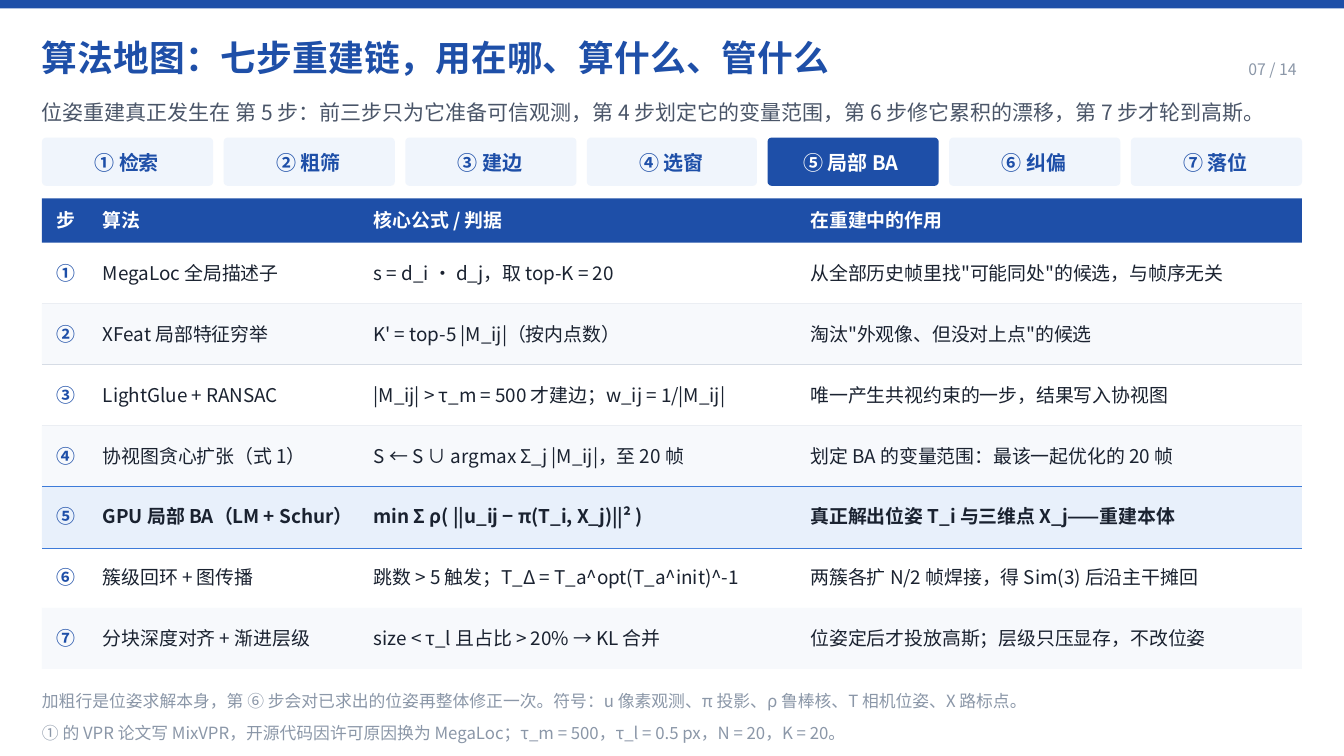
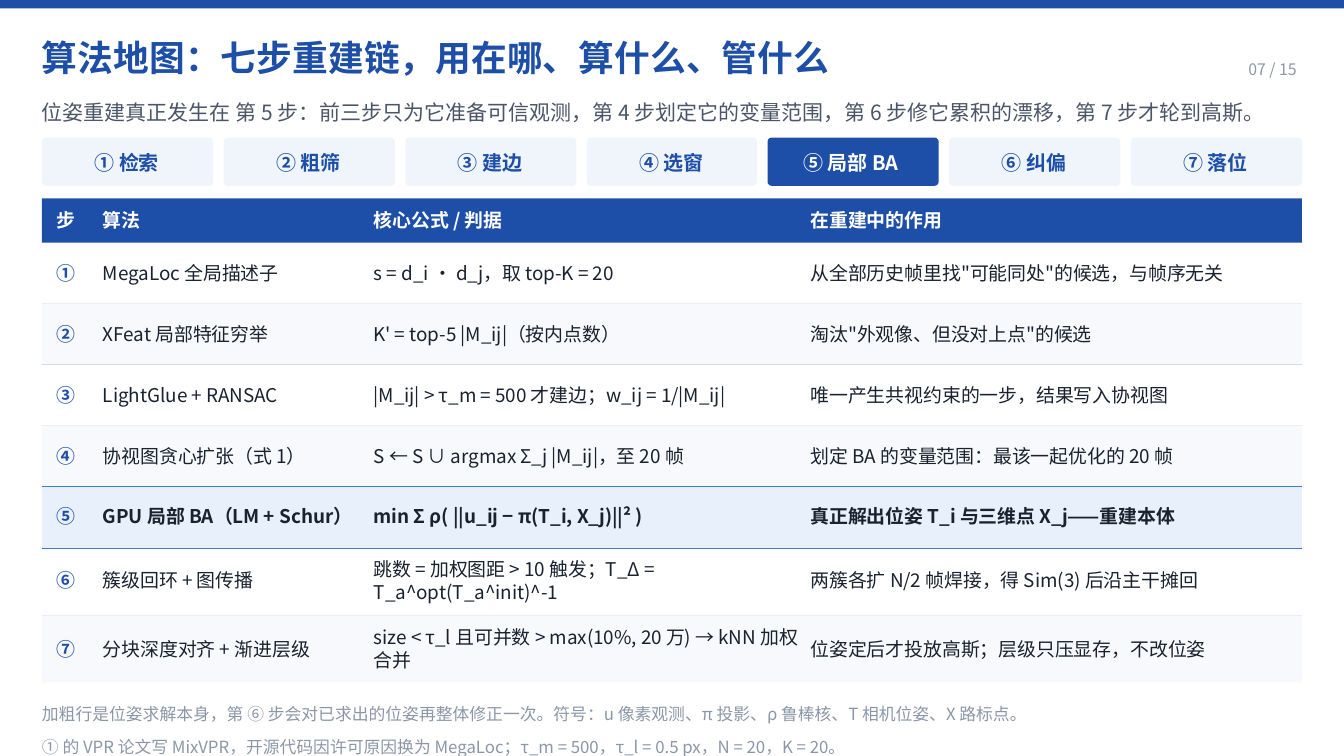
Before and after one commit to LeoZhengWei/ecnu-cs, a slide deck: slide 7 of ecnu-cg/02-PPT/PPT-即时三维高斯泼溅重建.pptx. Drawn at 1344x756 pixels with LibreOffice and Linux fonts; fonts in the diff are those of the drawing. Boxes give left, top, right and bottom in pixels: in the first picture for what was removed or moved away, otherwise in the second. Text is boxed around its words. In the diff, an @@ line names an element or a change of style, - is before the commit and + after.

Commit message:
feat(ecnu-cg): PPT 增加第 15 页「七个步骤在源码里长什么样」
按汇报人要求，把核心代码贴到关键处理步骤上：新增附录页（P15），
按第 7 页七步链的顺序给出 i3dgs 开源实现的真实代码片段与文件行号。

- 02-PPT/PPT-即时三维高斯泼溅重建.pptx：14 页 -> 15 页（达页数上限）
  * P15 为两栏六块：①②③ 检索/粗筛/建边（scene_model_loop_closure.py:179）、
    ④ 协视图贪心扩张（ba_problem.py:648）、⑤ LM+Schur 局部 BA（mini_ba.py:285）、
    ⑥ 回环检测与补边（ba_problem.py:1054）、⑦-a 分块深度对齐（mono_depth.py:315）、
    ⑦-b 渐进层级合并（hierarchy_cut.py:105）
- 02-PPT/slides/15.slide：新增；01..14.slide 页码分母统一为 15
- 02-PPT/slides/07.slide：按源码默认值修正两处
  * 回环触发：跳数 5 -> 加权图距 > 10（min_loop_size 默认值）
  * 层级合并：占比 20% / KL -> 可并数 > max(10%, 20 万)，且为 kNN 加权平均
- 02-PPT/preview/s15.png、s7.png：新增/更新预览
- 02-PPT/STORY.md：页面清单 15 页，新增 P15 主张；02-PPT/讲稿要点.md：页序提示同步
- 04-讲稿/演讲讲稿与答辩手册.md：新增 P15 附录用法（三种被追问场景 + 口径提醒），
  主讲时长仍 13:55（附页不计时）
- README.md、交付说明.md：页数说明改为 15 页

```diff
--- a/ecnu-cg/02-PPT/PPT-即时三维高斯泼溅重建.pptx
+++ b/ecnu-cg/02-PPT/PPT-即时三维高斯泼溅重建.pptx
@@ text at [1248,63,1297,75]: text changed @@
-07 / 14
+07 / 15
@@ freeform shape: place and size @@
-freeform shape at [42,547,1303,609]
+freeform shape at [42,547,1303,617]
@@ text at [374,560,641,604]: text changed @@
-跳数 > 5 触发；T_Δ = T_a^opt(T_a^init)^-1
+跳数 = 加权图距 > 10 触发；T_Δ = T_a^opt(T_a^init)^-1
@@ rectangle: place and size @@
-rectangle at [42,608,1303,668]
+rectangle at [42,615,1303,683]
@@ text at [374,628,798,669]: text changed @@
-size < τ_l 且占比 > 20% → KL 合并
+size < τ_l 且可并数 > max(10%, 20 万) → kNN 加权合并
@@ 3 texts: place and size @@
-3 texts at [57,629,1206,648]
+3 texts at [57,640,1206,659]
@@ text "加粗行是位姿求解本身，第 ⑥ 步会对已求出的位姿再整体修正一次。符号：u 像素观测、π 投影、ρ ...": place and size @@
-text "加粗行是位姿求解本身，第 ⑥ 步会对已求出的位姿再整体修正一次。符号：u 像素观测、π 投影、ρ ..." at [42,693,1026,711]
+text "加粗行是位姿求解本身，第 ⑥ 步会对已求出的位姿再整体修正一次。符号：u 像素观测、π 投影、ρ ..." at [42,706,1026,724]
@@ text "① 的 VPR 论文写 MixVPR，开源代码因许可原因换为 ...": place and size @@
-text "① 的 VPR 论文写 MixVPR，开源代码因许可原因换为 ..." at [42,725,845,743]
+text "① 的 VPR 论文写 MixVPR，开源代码因许可原因换为 ..." at [42,739,845,756]
```
Also in this commit, not shown: 12 other slides changed, 1 slide added, 21 other files.
